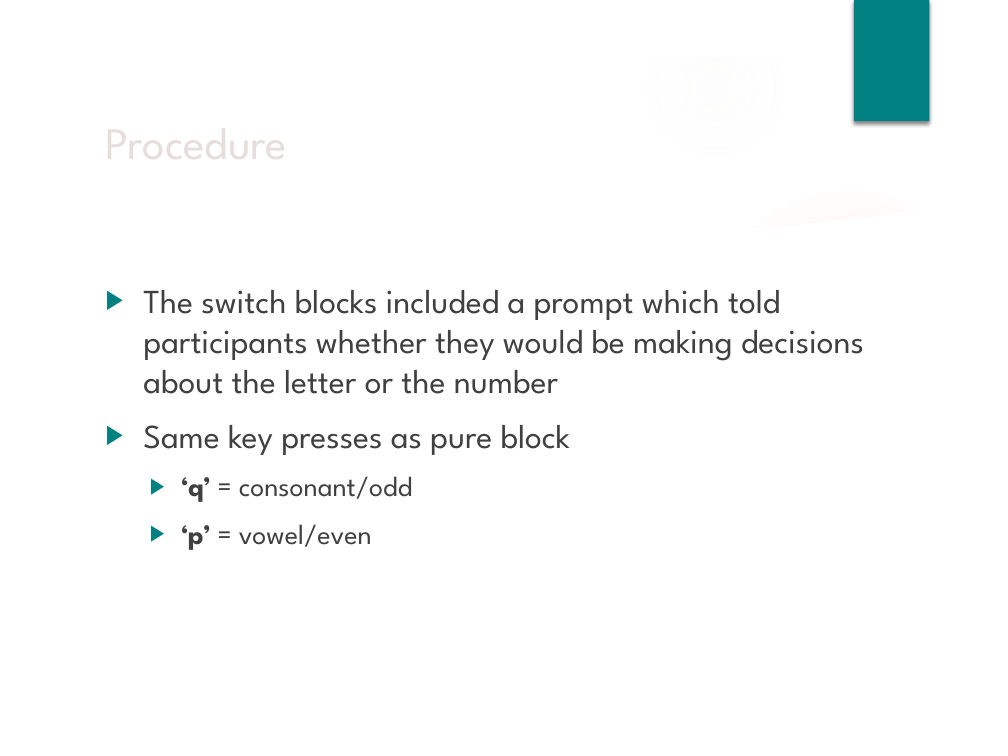
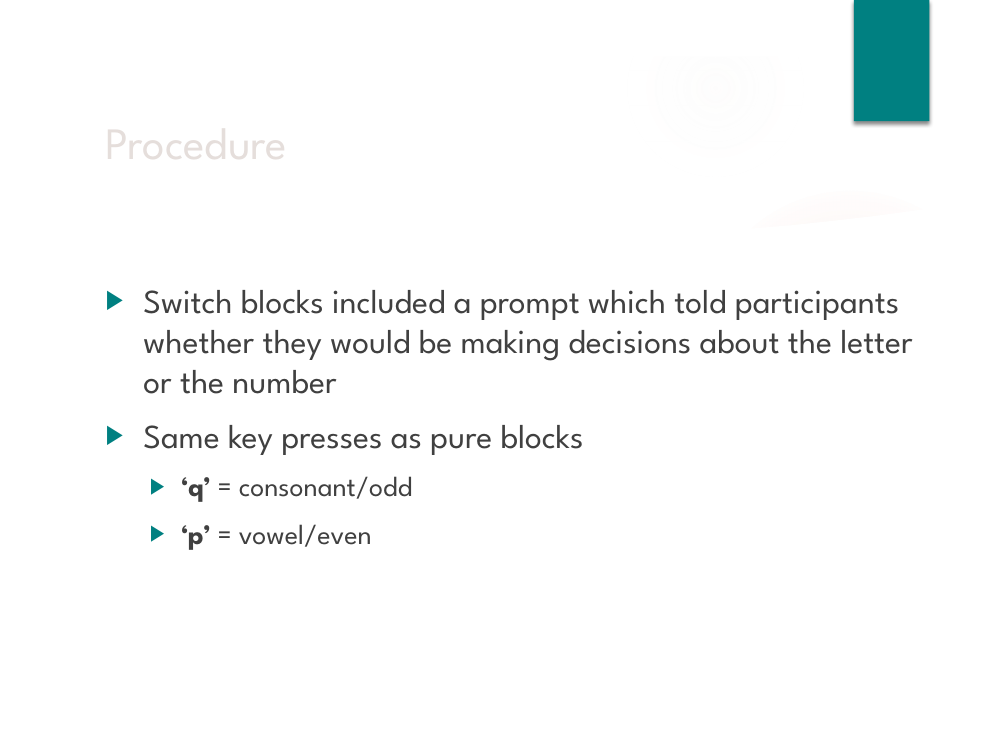
Before and after one commit to npm27/Spring-2019-Projects, a slide deck: slide 25 of CVOE/3 Presentations/Brown Bag Fall 19.pptx (slide 22 before the commit). Drawn at 1008x756 pixels with LibreOffice and Linux fonts; fonts in the diff are those of the drawing; background and template pictures are left out. Boxes give left, top, right and bottom in pixels: in the first picture for what was removed or moved away, otherwise in the second. Text is boxed around its words. In the diff, an @@ line names an element or a change of style, - is before the commit and + after.

```diff
--- a/CVOE/3 Presentations/Brown Bag Fall 19.pptx
+++ b/CVOE/3 Presentations/Brown Bag Fall 19.pptx
@@ text at <box>143,290,912,455</box>: text changed @@
-▶ The switch blocks included a prompt which told participants whether they would be making decisions about the letter or the number
-▶ Same key presses as pure block
+▶ Switch blocks included a prompt which told participants whether they would be making decisions about the letter or the number
+▶ Same key presses as pure blocks
```
Also in this commit, not shown: 18 other slides changed, 11 slides added, 18 other files.
